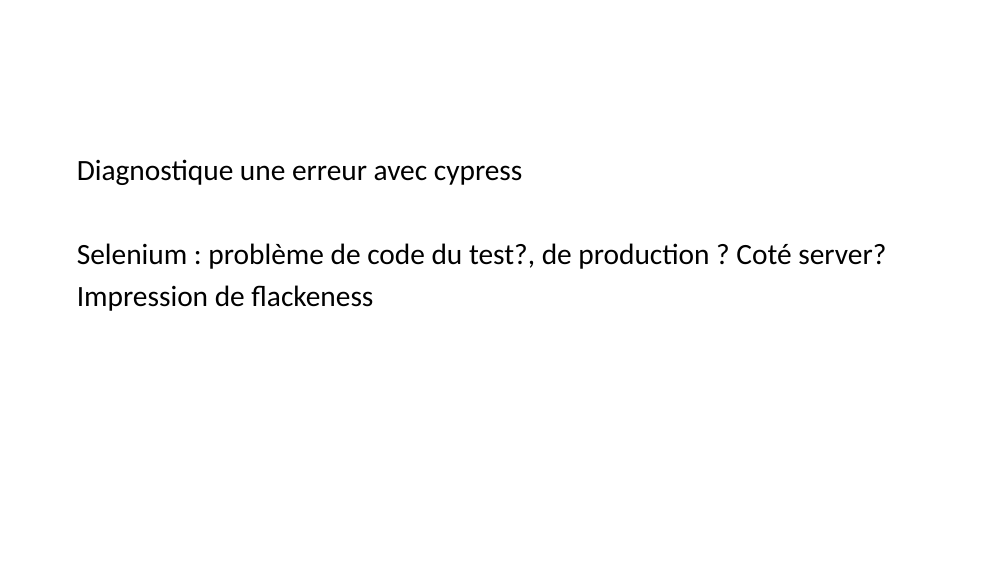
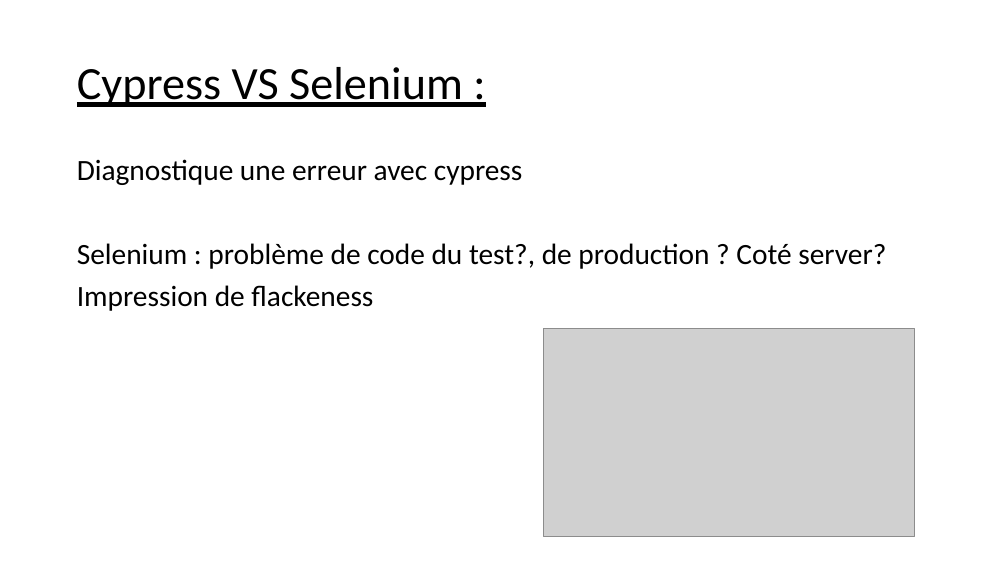
Before and after one commit to seblast312/cypress_youtube, a slide deck: slide 13 of Cypress.pptx (slide 10 before the commit). Drawn at 1008x567 pixels with LibreOffice and Linux fonts; fonts in the diff are those of the drawing; grey boxes stand for pictures. Boxes give left, top, right and bottom in pixels: in the first picture for what was removed or moved away, otherwise in the second. Text is boxed around its words. In the diff, an @@ line names an element or a change of style, - is before the commit and + after.

```diff
--- a/Cypress.pptx
+++ b/Cypress.pptx
@@ title added at [77, 67, 463, 107], 44 pt, text #000000, underline @@
+Cypress VS Selenium :
@@ picture added at [544, 328, 915, 537] @@
```
Also in this commit, not shown: 6 other slides changed, 5 slides added, 1 slide removed, 16 other files.
